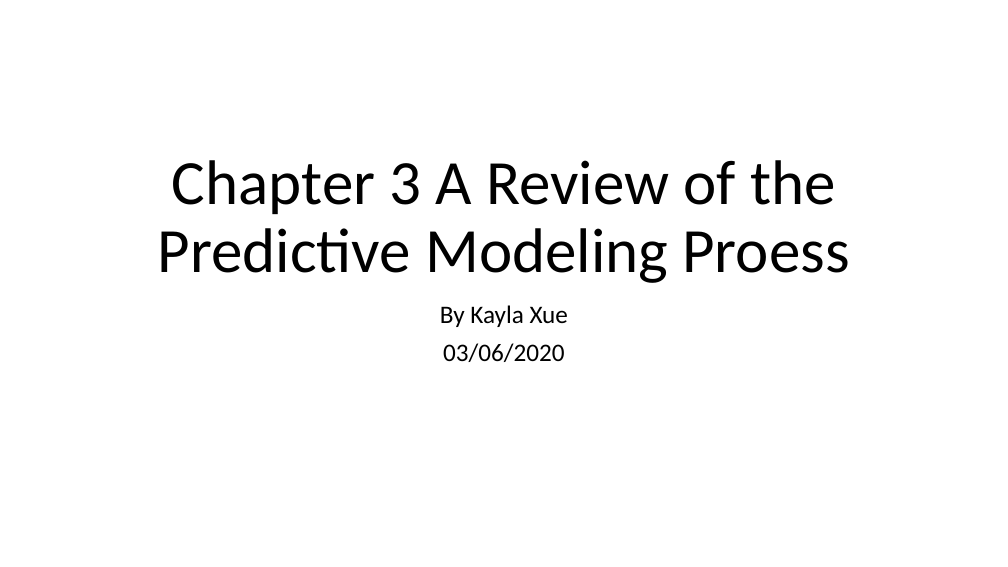
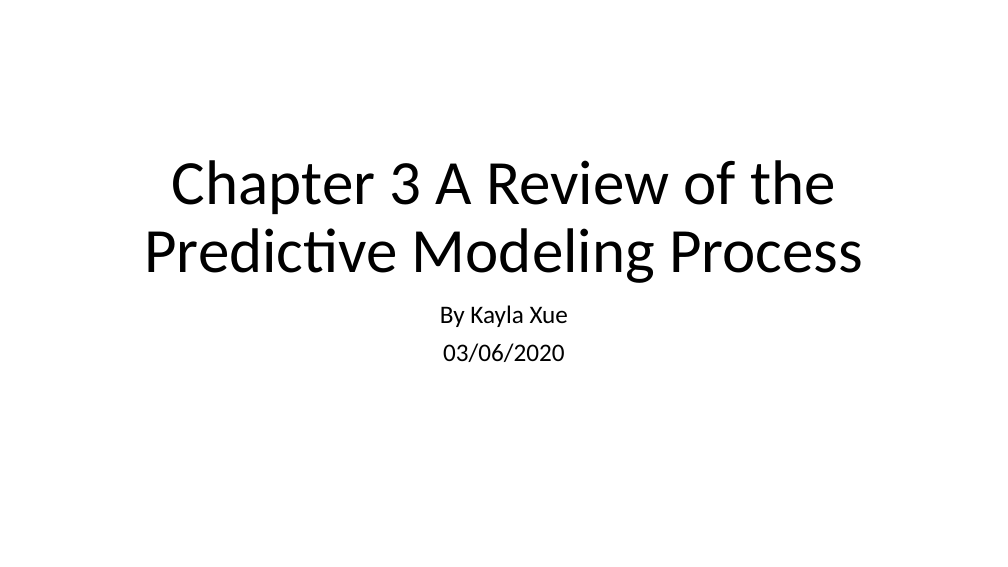
Before and after one commit to socalrug/bookclub, a slide deck: slide 1 of Club-02-Feature_Engineering_and_Selection/session-03-C3/Chapter 3 A Review of the Predictive Modeling.pptx. Drawn at 1008x567 pixels with LibreOffice and Linux fonts; fonts in the diff are those of the drawing. Boxes give left, top, right and bottom in pixels: in the first picture for what was removed or moved away, otherwise in the second. Text is boxed around its words. In the diff, an @@ line names an element or a change of style, - is before the commit and + after.

```diff
--- a/Club-02-Feature_Engineering_and_Selection/session-03-C3/Chapter 3 A Review of the Predictive Modeling.pptx
+++ b/Club-02-Feature_Engineering_and_Selection/session-03-C3/Chapter 3 A Review of the Predictive Modeling.pptx
@@ title at (144, 160, 863, 283): text changed @@
-Chapter 3 A Review of the Predictive Modeling Proess
+Chapter 3 A Review of the Predictive Modeling Process
```
Also in this commit, not shown: 4 other slides changed, 1 other file.
